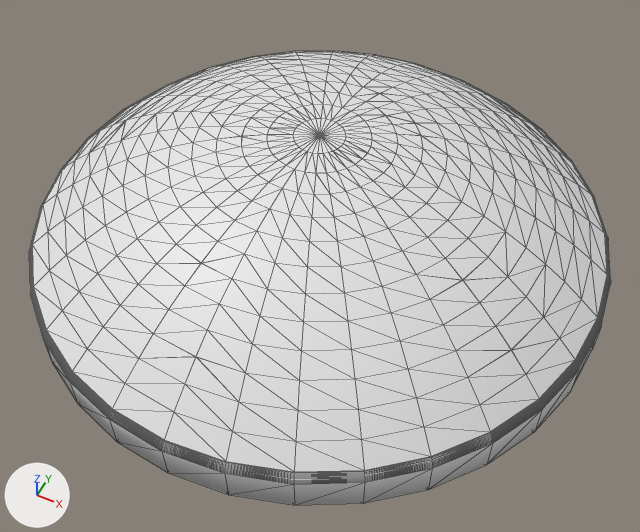
An edit to the glTF model Smiley_Model/smiley.gltf, drawn before and after from the same camera.
The view is the same before and after, from a camera (50 mm lens) standing at (1.47, -2.93, 3.76) and looking at (-0.02, 0.04, 0.05). Arrows for +X, +Y and +Z are at lower left; the lights stay in place. Mesh edges are drawn as thin lines. Where no turn or scale is listed for an object, it has been applied to the vertices.

Objects in the first picture: 'Cap002', 'Smile'.
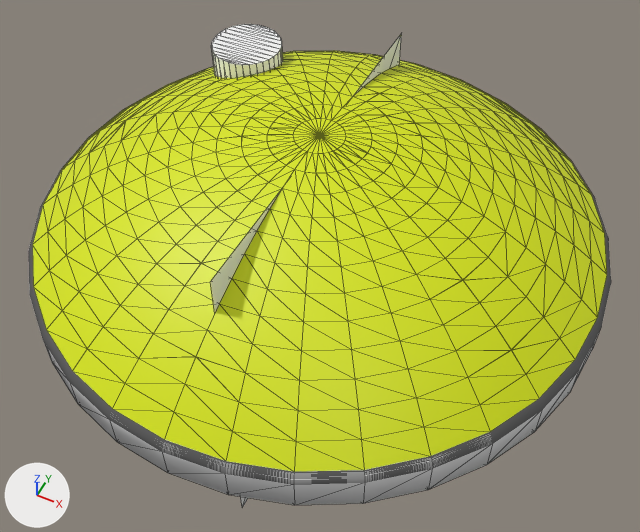
Location of each change, (x1, y1, x2, y2) in pixels of the pictures (640 x 532 px):
'Smile', recoloured (white to yellow): (32, 51, 607, 472) in both
'Cylinder', added: after (212, 24, 283, 78)
'Plane', added: after (210, 33, 402, 507)

Patch to the scene script:
```diff
--- a/Smiley_Model/smiley.gltf.py
+++ b/Smiley_Model/smiley.gltf.py
@@ mat_wire_088144225 @@
 mat_wire_088144225 = principled_material('wire_088144225')
-mat_wire_088144225.base_color = (0.8, 0.8, 0.8)  # white #e7e7e7
+mat_wire_088144225.base_color = (0.694, 0.8, 0.0)  # yellow #d9e700
@@ mat_material_001 @@
+mat_material_001 = principled_material('Material.001')
+mat_material_001.base_color = (1.0, 1.0, 1.0)  # white #ffffff
+mat_material_001.metallic = 1.0
+mat_material_001.roughness = 1.0
@@ me_smile @@
 me_smile.from_pydata(...)  # 417 vertices, 800 faces; spans x -1.47..1.47, y -1.47..1.47, z 0.46..1.03
-me_smile.materials.append(mat_wire_135006006)  # white #e7e7e7
+me_smile.materials.append(mat_wire_088144225)  # yellow #d9e700
@@ me_plane @@
+me_plane.from_pydata([(0.0, -1.0, -1.0), (0.0, 1.0, -1.0), (0.0, 1.0, 1.0), (0.0, -1.0, 1.0)], [], [(0, 1, 2), (0, 2, 3)])
@@ me_cylinder @@
+me_cylinder.from_pydata(...)  # a 32-sided cylinder along z spanning x -0.191..0.191, y -0.191..0.191, z -0.191..0.191
+me_cylinder.materials.append(mat_material_001)  # white #ffffff
@@ ob_plane @@
+ob_plane = bpy.data.objects.new('Plane', me_plane)
+ob_plane.location = (0.0, 0.0, 0.0)
@@ ob_cylinder @@
+ob_cylinder = bpy.data.objects.new('Cylinder', me_cylinder)
+ob_cylinder.location = (-0.724, 0.567, 0.781)
```
